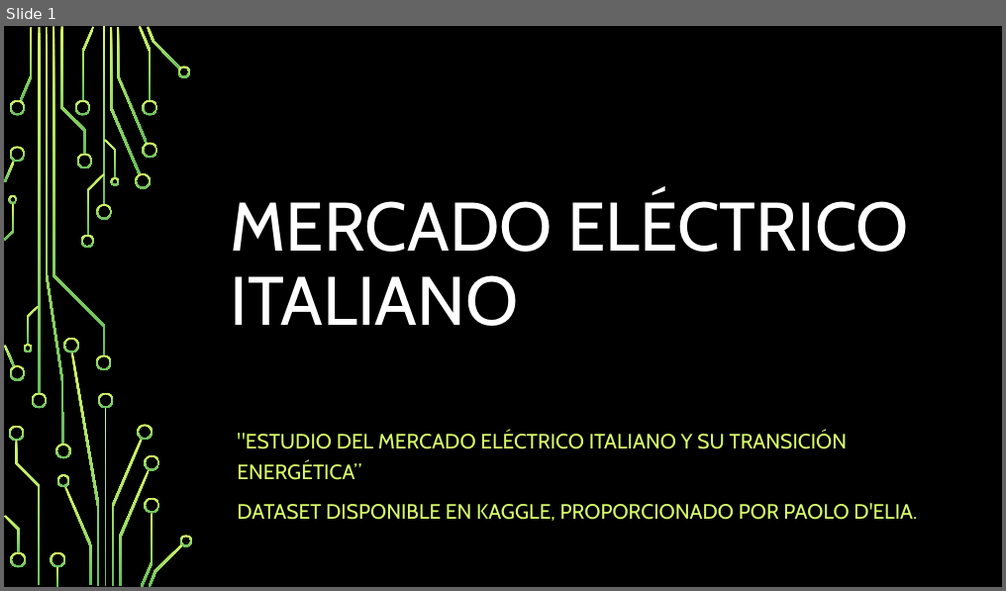
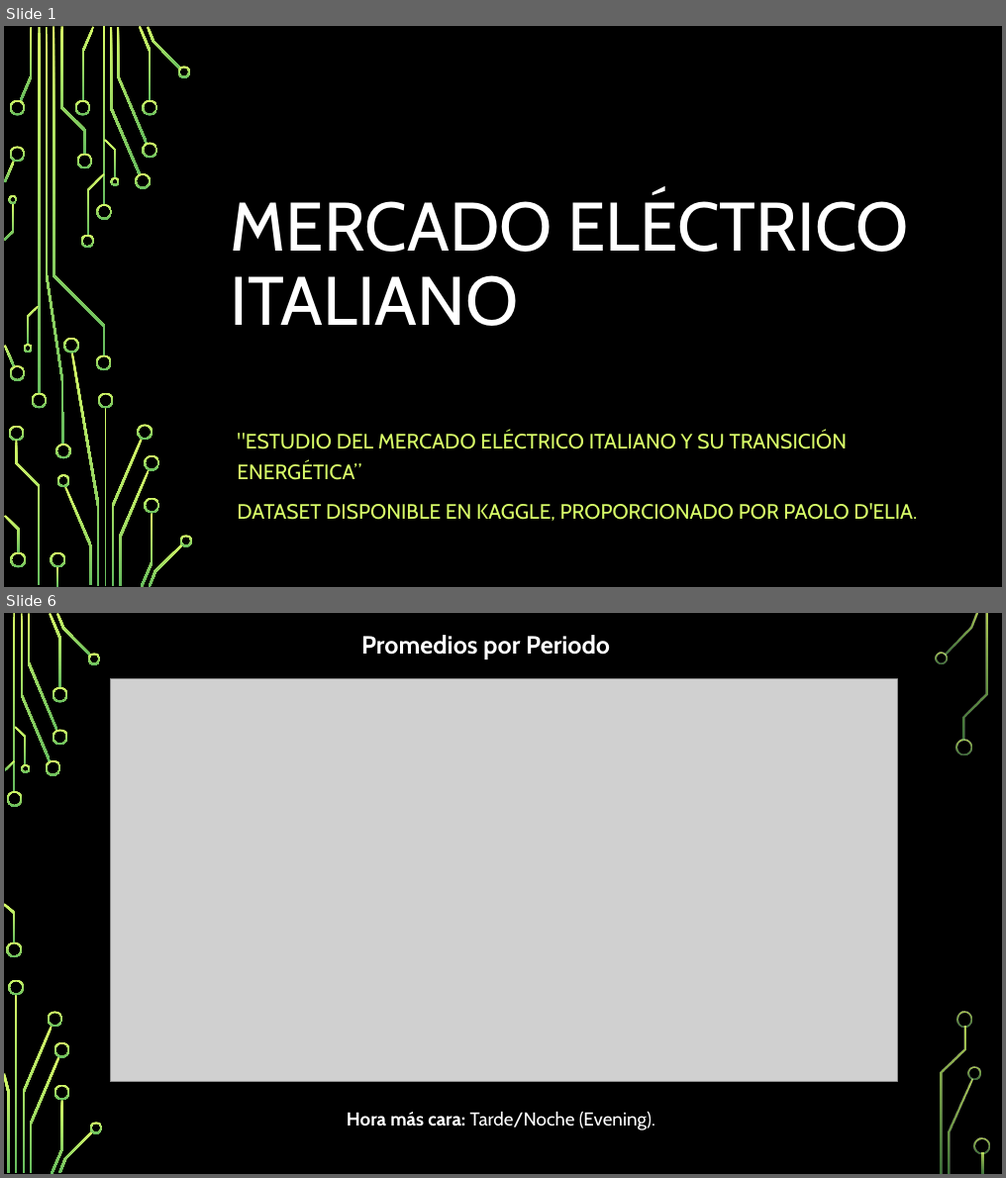
Before and after one commit to geobest7/datatone-escuela-musk-hackathon-datos-mercado-electrico-italiano, a slide deck: presentación.pptx. Shown one above the other, each under a label of ours: slide 1 before the commit, slides 1 and 6 after it; the slides between them are not shown. The pictures are 1006x591 and 1006x1178 pixels, drawn with LibreOffice and Linux fonts; fonts in the diff are those of the drawing; grey boxes stand for pictures; background and template pictures are left out. Boxes give left, top, right and bottom in pixels: in the first picture for what was removed or moved away, otherwise in the second. Text is boxed around its words. In the diff, an @@ line names an element or a change of style, - is before the commit and + after.

```diff
--- a/presentación.pptx
+++ b/presentación.pptx
@@ slide 6 added at [4, 613, 1002, 1174], background picture (left out) @@
@@ text added at [361, 635, 610, 660], 24 pt, text #FFFFFF, bold @@
+Promedios por Periodo
@@ picture added at [110, 679, 897, 1082] @@
@@ text added at [347, 1111, 655, 1131], 18 pt, text #FFFFFF @@
+Hora más cara: Tarde/Noche (Evening).
@@ group added at [4, 613, 990, 1174]: 33 freeform shapes, 3 rectangles @@
```
Also in this commit, not shown: 5 other slides added, 1 slide removed, 1 other file.
